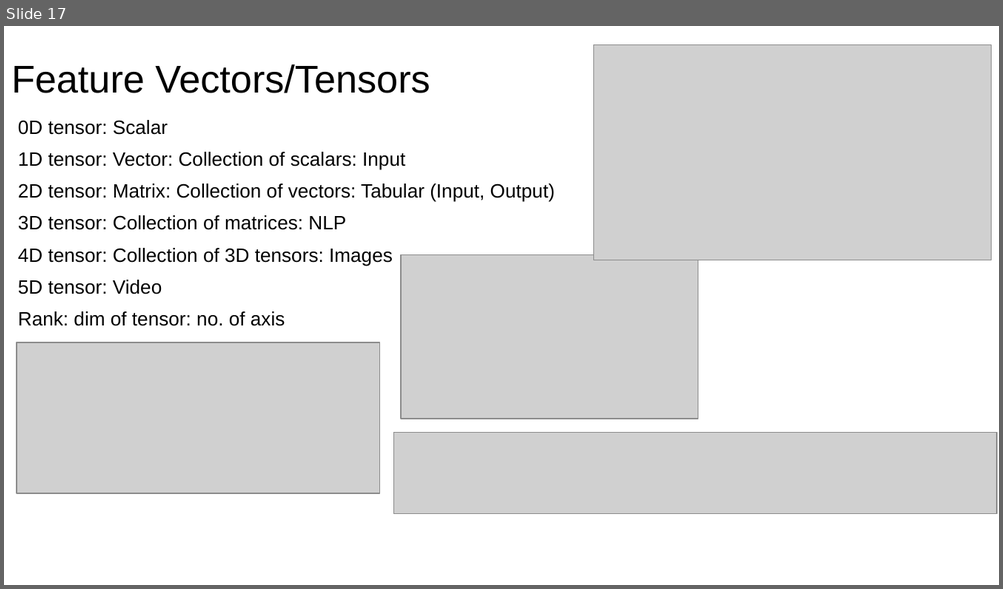
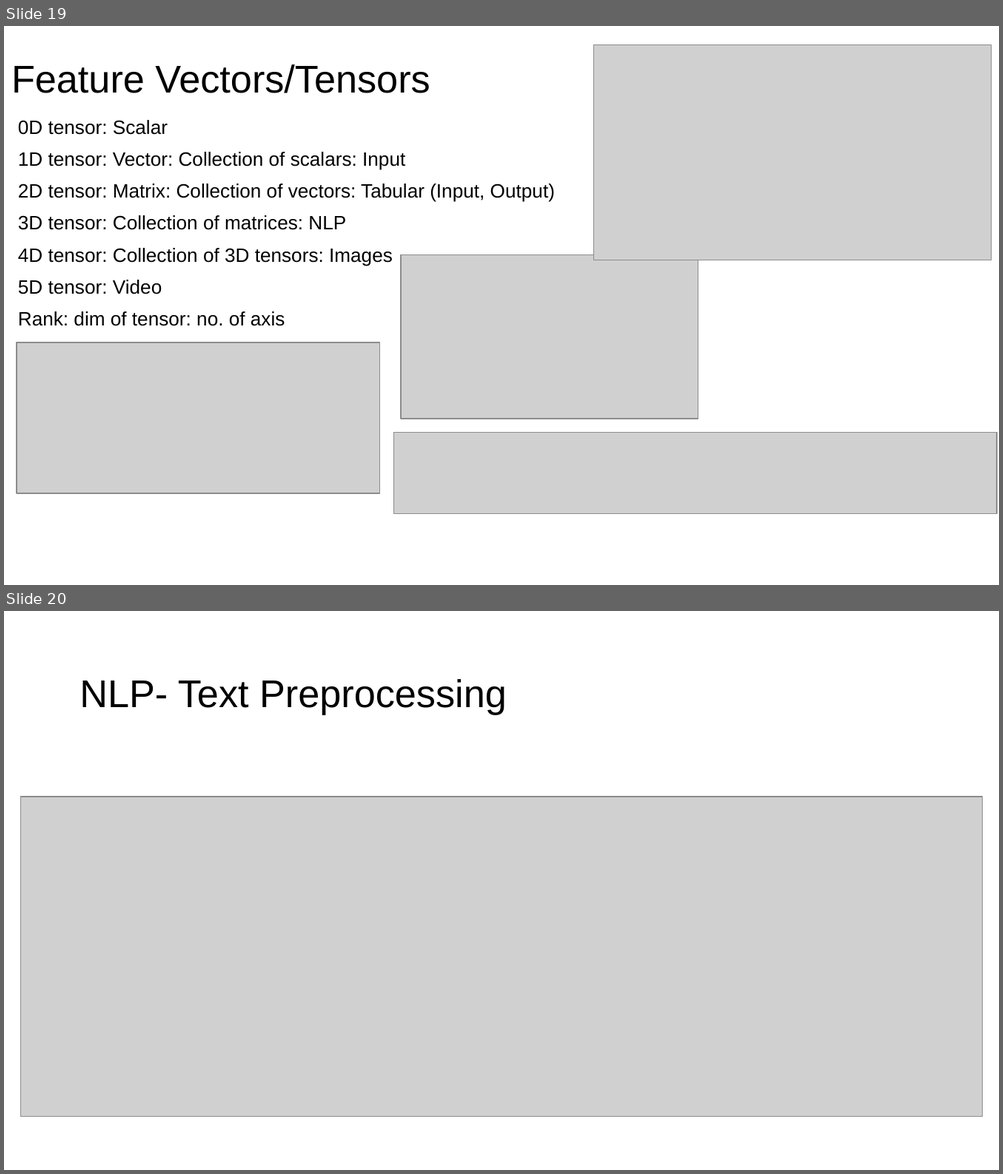
Before and after one commit to SameaSaeed/AI_Notes, a slide deck: 1-DataPreprocessing.pptx. Shown one above the other, each under a label of ours: slide 17 before the commit, slides 19 and 20 after it. The pictures are 1003x589 and 1003x1174 pixels, drawn with LibreOffice and Linux fonts; fonts in the diff are those of the drawing; grey boxes stand for pictures. Boxes give left, top, right and bottom in pixels: in the first picture for what was removed or moved away, otherwise in the second. Text is boxed around its words. In the diff, an @@ line names an element or a change of style, - is before the commit and + after.

```diff
--- a/1-DataPreprocessing.pptx
+++ b/1-DataPreprocessing.pptx
@@ slide 20 added at [4, 611, 999, 1170], background #FFFFFF @@
@@ title added at [79, 679, 506, 715], 28 pt, text #000000 @@
+NLP- Text Preprocessing
@@ picture added at [21, 797, 982, 1117] @@
@@ what was slide 17 is now slide 19 @@
```
Also in this commit, not shown: 3 other slides added.
